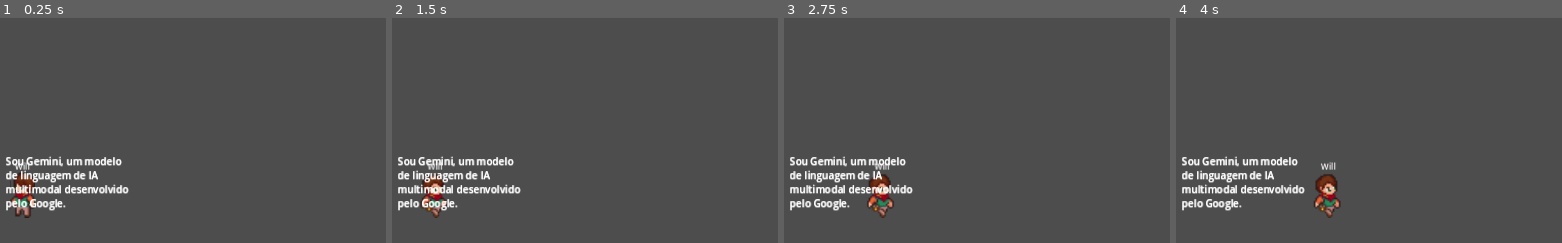
Above: before the commit, frames 1-4 (left to right).
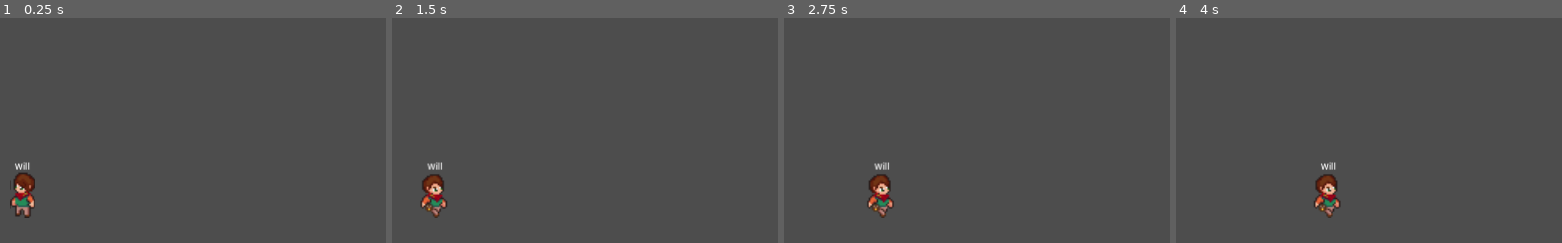
Above: after the commit, the same moments.

Repository: augusto-roct/2d-game-llms
Game: Godot game, scene res://Scenes/Main/main.tscn
Same seed, same stepped clock (60 frames per second), same inputs: the game is played once before the commit and once after it.
Inputs:
- Up to frame 1 (0.25 s): no input
- Up to frame 2 (1.5 s): no input
- Up to frame 3 (2.75 s): no input
- Up to frame 4 (4 s): no input
The pictures show only the part of the screen within x 0-50%, y 50-100%; the shares and areas given below are measured in that part.

The runs differ from the first frame. In frame 1, 2.7% of the frame differs, in the area x 1-34%, y 61-86%; in frame 2, 2.7%; in frame 3, 2.7%; in frame 4, 2.7%.

Commit message:
add: send and listen messages

Diff:
--- a/Scenes/Main/GameBoard.gd
+++ b/Scenes/Main/GameBoard.gd
@@ -4,8 +4,8 @@
 var prompt_farmer = FileAccess.open("./Scenes/Main/prompts/farmer.txt", FileAccess.READ).get_as_text()
 
 func _ready():
-	$Joseph.start(Vector2(1200, 80), "Joseph", prompt_farmer)
-	$Will.start(Vector2(80, 640), "Will", "")
+	$Joseph.start(Vector2(1200, 80), "Joseph", prompt_farmer, false)
+	$Will.start(Vector2(80, 640), "Will", "", true)
 
 
 
@@ -23,3 +23,9 @@
 			"position": $Joseph.position
 		}
 	]
+
+	if not $Joseph.is_talking and not $Joseph.is_player_listen and $Will.is_player_listen:
+		$Joseph.talk($Will.text_talk, $Will)
+
+	elif not $Will.is_talking and not $Will.is_player_listen and $Joseph.is_player_listen:
+		$Will.talk($Joseph.text_talk, $Joseph)
--- a/Scenes/Player/player.gd
+++ b/Scenes/Player/player.gd
@@ -12,6 +12,10 @@
 var center_player_size
 var actually_position
 var list_players
+var is_player_listen
+var is_talking = false
+var player_listener
+var text_talk = "Oi"
 
 func _ready():
 	screen_size = get_viewport_rect().size
@@ -63,40 +67,9 @@
 	elif velocity.y > 0:
 		$AnimatedSprite2D.animation = "down"
 
-	var data = {
-	  "text": "Oi",
-	  "system": system_prompt,
-	  "parameters": {},
-	  "generation_config": {
-		"candidate_count": 1,
-		"max_output_tokens": 512,
-		"temperature": 0.3,
-		"top_p": 0.1,
-		"top_k": 1
-	  },
-	  "safety_settings": {
-		"HARM_CATEGORY_HARASSMENT": "BLOCK_NONE",
-		"HARM_CATEGORY_HATE_SPEECH": "BLOCK_NONE",
-		"HARM_CATEGORY_SEXUALLY_EXPLICIT": "BLOCK_NONE",
-		"HARM_CATEGORY_DANGEROUS_CONTENT": "BLOCK_NONE"
-	  }
-	}
-	var payload = JSON.stringify(data)
-
-	#$HTTPRequest.request(url, headers, HTTPClient.METHOD_POST, payload)
-
-func _on_wait_animation_timer_timeout():
-	is_animating = false
-
-
-func _on_http_request_completed(result, response_code, headers, body):
-	var messages = JSON.parse_string(body.get_string_from_utf8())
-
-	$WriteHUD/WriteRichTextLabel.text = messages[-1]["content"]
-
 	$WriteHUD/WriteRichTextLabel.position = actually_position
 
-	$WriteHUD/WriteRichTextLabel.position.y -= 100
+	$WriteHUD/WriteRichTextLabel.position.y -= 50
 
 	if list_players[0].position.x >= position.x:
 		$WriteHUD/WriteRichTextLabel.position.x += 50
@@ -106,16 +79,58 @@
 	var limit_screen_size_y = $WriteHUD/WriteRichTextLabel.position.y + $WriteHUD/WriteRichTextLabel.size.y
 
 	if $WriteHUD/WriteRichTextLabel.position.y >= screen_size.y:
-		$WriteHUD/WriteRichTextLabel.position.y -= $WriteHUD/WriteRichTextLabel.size.y + 100
+		$WriteHUD/WriteRichTextLabel.position.y -= $WriteHUD/WriteRichTextLabel.size.y + 50
 	if $WriteHUD/WriteRichTextLabel.position.y <= 0:
-		$WriteHUD/WriteRichTextLabel.position.y += $WriteHUD/WriteRichTextLabel.size.y + 100
+		$WriteHUD/WriteRichTextLabel.position.y += $WriteHUD/WriteRichTextLabel.size.y - 100
 
+
+func talk(text, listener):
+	if not is_talking:
+		player_listener = listener
+		is_talking = true
+
+		var data = {
+		  "text": text,
+		  "system": system_prompt,
+		  "parameters": {},
+		  "generation_config": {
+			"candidate_count": 1,
+			"max_output_tokens": 128,
+			"temperature": 0.3,
+			"top_p": 0.1,
+			"top_k": 1
+		  },
+		  "safety_settings": {
+			"HARM_CATEGORY_HARASSMENT": "BLOCK_NONE",
+			"HARM_CATEGORY_HATE_SPEECH": "BLOCK_NONE",
+			"HARM_CATEGORY_SEXUALLY_EXPLICIT": "BLOCK_NONE",
+			"HARM_CATEGORY_DANGEROUS_CONTENT": "BLOCK_NONE"
+		  }
+		}
+		var payload = JSON.stringify(data)
+
+		$HTTPRequest.request(url, headers, HTTPClient.METHOD_POST, payload)
+
+
+func _on_wait_animation_timer_timeout():
+	is_animating = false
+
+
+func _on_http_request_completed(result, response_code, headers, body):
+	if response_code != 200:
+		is_talking = false
+		return
+
+	var messages = JSON.parse_string(body.get_string_from_utf8())
+
+	text_talk = messages[-1]["content"]
+	$WriteHUD/WriteRichTextLabel.text = text_talk
+
+	$WriteHUD/WaitWriteTimer.start()
 	$WriteHUD.show()
 
-	$WriteHUD/WaitWriteTimer.start()
 
-
-func start(pos, nick, prompt):
+func start(pos, nick, prompt, is_listen):
 	position = pos
 
 	name_player = nick
@@ -125,9 +140,17 @@
 	$NamePlayerHUD/NameLabel.position = pos - center_player_size
 	$NamePlayerHUD/NameLabel.show()
 
-	system_prompt = prompt
+	$WriteHUD/WriteRichTextLabel.text = ""
+	$WriteHUD.hide()
+
+	is_player_listen = is_listen
 
 
 func _on_wait_write_timer_timeout():
 	$WriteHUD/WriteRichTextLabel.text = ""
 	$WriteHUD.hide()
+
+	is_talking = false
+	is_player_listen = true
+
+	player_listener.is_player_listen = false
--- a/Scenes/Player/player.tscn
+++ b/Scenes/Player/player.tscn
@@ -417,8 +417,8 @@
 anchor_right = 1.0
 offset_left = -1228.0
 offset_top = 578.0
-offset_right = -1028.0
-offset_bottom = 670.0
+offset_right = -790.0
+offset_bottom = 631.0
 grow_horizontal = 0
 text = "Sou Gemini, um modelo de linguagem de IA multimodal desenvolvido pelo Google."
 fit_content = true
